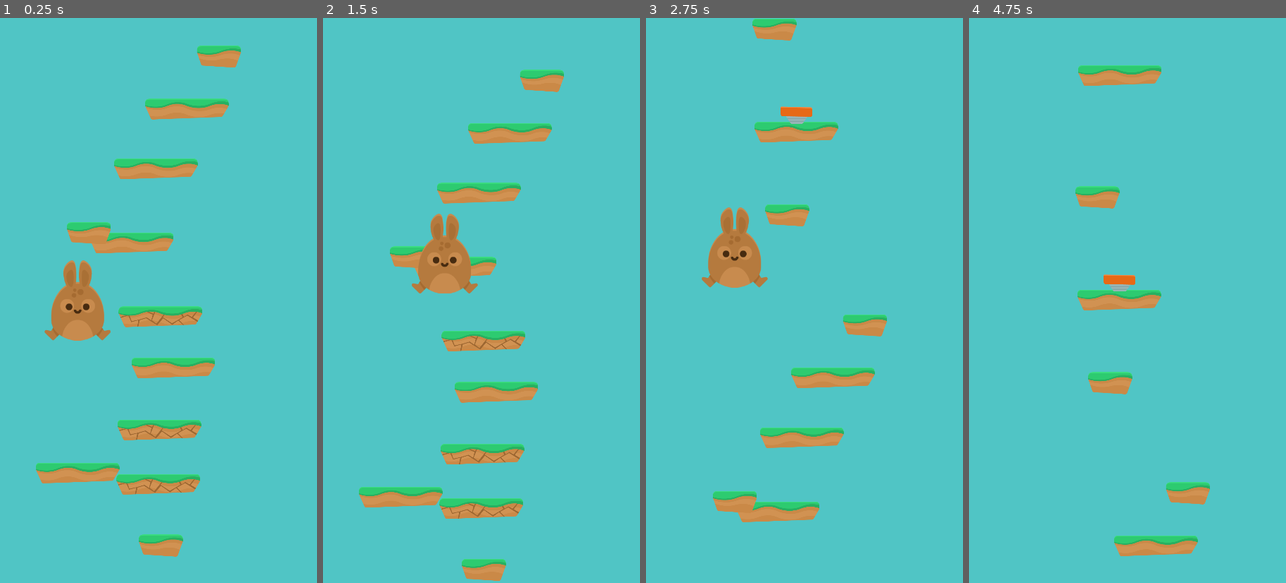
Above: before the commit, frames 1-4 (left to right).
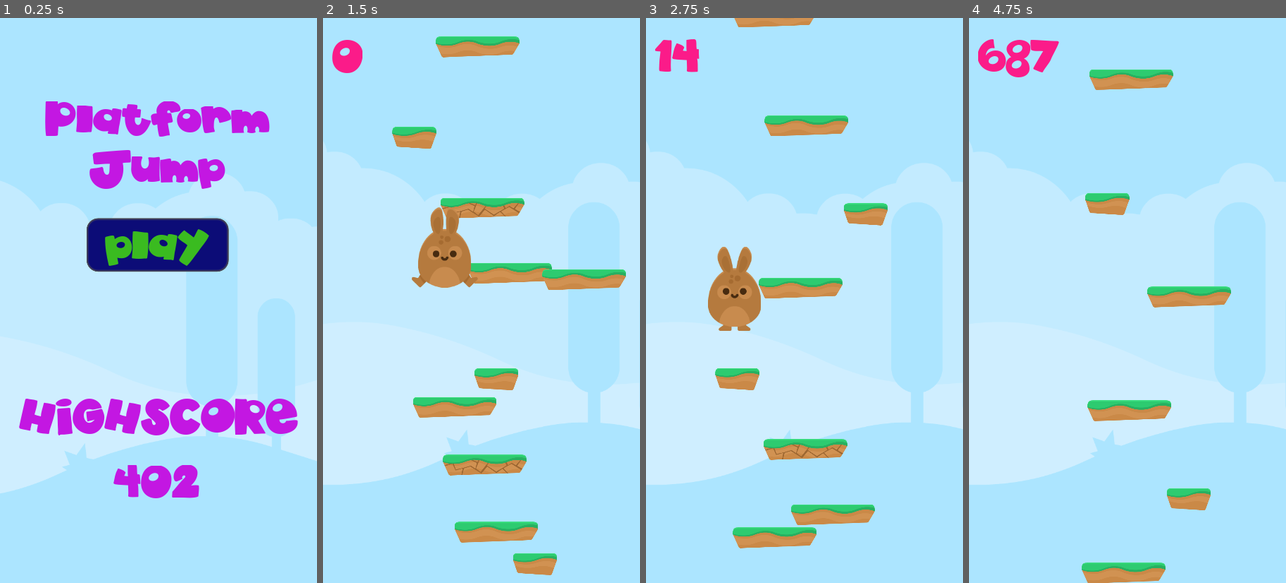
Above: after the commit, the same moments.

Repository: spielersun/bs-godot-games
Game: Godot game, scene res://scenes/menu.tscn
Two runs of this game, one before a commit and one after it. Both use one fixed random seed, a clock stepped at 60 frames per second and the inputs below. Before the commit the project starts from res://scenes/game.tscn.
Inputs (mouse positions are in pixels of both pictures, inside the frame that each line leads up to):
- Up to frame 1 (0.25 s): no input
- Up to frame 2 (1.5 s): click (481, 244) at 0.5 s, where only the run after the commit has a clickable "play"; tap Enter (ui_accept) at 1.25 s; hold Right (ui_right) from 1.28 s (still down)
- Up to frame 3 (2.75 s): tap Enter (ui_accept) at 1.52, 2.27 s; release Right (ui_right) at 2.03 s; hold Left (ui_left) from 2.03 s (still down)
- Up to frame 4 (4.75 s): release Left (ui_left) at 2.78 s; hold Right (ui_right) 2.78-4.28 s; tap Enter (ui_accept) at 3.77, 4.52 s; hold Left (ui_left) from 4.28 s (still down)

The runs differ from the first frame. In frame 1, 100% of the frame differs, in the area x 0-100%, y 0-100%; in frame 2, 99%; in frame 3, 99%; in frame 4, 99%.

Commit message:
platform jump upd9

Diff:
--- a/platform-jump/project.godot
+++ b/platform-jump/project.godot
@@ -11,8 +11,12 @@
 [application]
 
 config/name="platform-jump"
-run/main_scene="res://scenes/game.tscn"
+run/main_scene="res://scenes/menu.tscn"
 config/icon="res://icon.png"
+
+[autoload]
+
+level_manager="*res://scripts/level_manager.gd"
 
 [display]
 
--- a/platform-jump/scenes/game.tscn
+++ b/platform-jump/scenes/game.tscn
@@ -1,36 +1,110 @@
-[gd_scene load_steps=7 format=2]
+[gd_scene load_steps=12 format=2]
 
 [ext_resource path="res://scripts/game.gd" type="Script" id=1]
 [ext_resource path="res://scenes/grass_platform.tscn" type="PackedScene" id=2]
 [ext_resource path="res://scenes/grass_platform_small.tscn" type="PackedScene" id=3]
 [ext_resource path="res://scenes/grass_platform_break.tscn" type="PackedScene" id=4]
 [ext_resource path="res://scenes/moving_grass_platform.tscn" type="PackedScene" id=5]
-[ext_resource path="res://scenes/player.tscn" type="PackedScene" id=6]
+[ext_resource path="res://background/bg_layer1.png" type="Texture" id=6]
+[ext_resource path="res://background/bg_layer2.png" type="Texture" id=7]
+[ext_resource path="res://background/bg_layer3.png" type="Texture" id=8]
+[ext_resource path="res://background/bg_layer4.png" type="Texture" id=9]
+[ext_resource path="res://scenes/player.tscn" type="PackedScene" id=10]
+[ext_resource path="res://fonts/dylan_test.tres" type="DynamicFont" id=11]
 
-[node name="game" type="Node"]
+[node name="game" type="Node" index="0"]
 
 script = ExtResource( 1 )
 platforms = [ ExtResource( 2 ), ExtResource( 3 ) ]
 special_platforms = [ ExtResource( 4 ), ExtResource( 5 ) ]
 
-[node name="grass_platform" parent="." index="0" instance=ExtResource( 2 )]
+[node name="background" type="CanvasLayer" parent="." index="0"]
+
+editor/display_folded = true
+layer = -5
+offset = Vector2( 0, 0 )
+rotation = 0.0
+scale = Vector2( 1, 1 )
+transform = Transform2D( 1, 0, 0, 1, 0, 0 )
+
+[node name="Sprite" type="Sprite" parent="background" index="0"]
+
+position = Vector2( 324.13, 540.443 )
+texture = ExtResource( 6 )
+
+[node name="Sprite2" type="Sprite" parent="background" index="1"]
+
+position = Vector2( 330.789, 554.42 )
+texture = ExtResource( 7 )
+
+[node name="Sprite3" type="Sprite" parent="background" index="2"]
+
+position = Vector2( 340.107, 549.761 )
+texture = ExtResource( 8 )
+
+[node name="Sprite4" type="Sprite" parent="background" index="3"]
+
+position = Vector2( 326.13, 545.102 )
+texture = ExtResource( 9 )
+
+[node name="grass_platform" parent="." index="1" instance=ExtResource( 2 )]
 
 position = Vector2( 176.347, 1115.5 )
 
-[node name="grass_platform2" parent="." index="1" instance=ExtResource( 2 )]
+[node name="grass_platform2" parent="." index="2" instance=ExtResource( 2 )]
 
 position = Vector2( 393.705, 877.634 )
 
-[node name="grass_platform3" parent="." index="2" instance=ExtResource( 2 )]
+[node name="grass_platform3" parent="." index="3" instance=ExtResource( 2 )]
 
 position = Vector2( 299.38, 594.658 )
 
-[node name="grass_platform4" parent="." index="3" instance=ExtResource( 2 )]
+[node name="grass_platform4" parent="." index="4" instance=ExtResource( 2 )]
 
 position = Vector2( 424.463, 291.178 )
 
-[node name="player" parent="." index="4" instance=ExtResource( 6 )]
+[node name="player" parent="." index="5" instance=ExtResource( 10 )]
 
 position = Vector2( 176.347, 924.796 )
 
+[node name="UI" type="CanvasLayer" parent="." index="6"]
+
+editor/display_folded = true
+layer = 5
+offset = Vector2( 0, 0 )
+rotation = 0.0
+scale = Vector2( 1, 1 )
+transform = Transform2D( 1, 0, 0, 1, 0, 0 )
+
+[node name="score" type="RichTextLabel" parent="UI" index="0"]
+
+anchor_left = 0.0
+anchor_top = 0.0
+anchor_right = 0.0
+anchor_bottom = 0.0
+margin_left = 20.0
+margin_top = 34.0
+margin_right = 663.0
+margin_bottom = 185.0
+rect_pivot_offset = Vector2( 0, 0 )
+rect_clip_content = true
+mouse_filter = 0
+mouse_default_cursor_shape = 0
+size_flags_horizontal = 1
+size_flags_vertical = 1
+custom_fonts/normal_font = ExtResource( 11 )
+custom_colors/default_color = Color( 0.984375, 0.107666, 0.539171, 1 )
+bbcode_enabled = false
+bbcode_text = ""
+visible_characters = -1
+percent_visible = 1.0
+meta_underlined = true
+tab_size = 4
+text = "999"
+scroll_active = true
+scroll_following = false
+selection_enabled = false
+override_selected_font_color = false
+_sections_unfolded = [ "custom_colors", "custom_fonts" ]
+
 [connection signal="just_jumped" from="player" to="." method="_on_player_just_jumped"]
--- a/platform-jump/scenes/menu.tscn
+++ b/platform-jump/scenes/menu.tscn
@@ -1,26 +1,27 @@
-[gd_scene load_steps=8 format=2]
-
-[ext_resource path="res://background/bg_layer1.png" type="Texture" id=1]
-[ext_resource path="res://background/bg_layer2.png" type="Texture" id=2]
-[ext_resource path="res://background/bg_layer3.png" type="Texture" id=3]
-[ext_resource path="res://background/bg_layer4.png" type="Texture" id=4]
-[ext_resource path="res://fonts/dylan_test.tres" type="DynamicFont" id=5]
-[ext_resource path="res://new_styleboxflat.tres" type="StyleBox" id=6]
+[gd_scene load_steps=9 format=2]
+
+[ext_resource path="res://scripts/menu.gd" type="Script" id=1]
+[ext_resource path="res://background/bg_layer1.png" type="Texture" id=2]
+[ext_resource path="res://background/bg_layer2.png" type="Texture" id=3]
+[ext_resource path="res://background/bg_layer3.png" type="Texture" id=4]
+[ext_resource path="res://background/bg_layer4.png" type="Texture" id=5]
+[ext_resource path="res://fonts/dylan_test.tres" type="DynamicFont" id=6]
+[ext_resource path="res://new_styleboxflat.tres" type="StyleBox" id=7]
 
 [sub_resource type="Theme" id=1]
 
-default_font = ExtResource( 5 )
+default_font = ExtResource( 6 )
 Button/colors/font_color = Color( 0.230747, 0.734375, 0.126221, 1 )
 Button/colors/font_color_disabled = Color( 0, 0, 0, 1 )
 Button/colors/font_color_hover = Color( 0.764085, 0.816406, 0.146698, 1 )
 Button/colors/font_color_pressed = Color( 0.107117, 0.914063, 0.516894, 1 )
 Button/constants/hseparation = 2
 Button/fonts/font = null
-Button/styles/disabled = ExtResource( 6 )
-Button/styles/focus = ExtResource( 6 )
-Button/styles/hover = ExtResource( 6 )
-Button/styles/normal = ExtResource( 6 )
-Button/styles/pressed = ExtResource( 6 )
+Button/styles/disabled = ExtResource( 7 )
+Button/styles/focus = ExtResource( 7 )
+Button/styles/hover = ExtResource( 7 )
+Button/styles/normal = ExtResource( 7 )
+Button/styles/pressed = ExtResource( 7 )
 ButtonGroup/styles/panel = null
 CheckBox/colors/font_color = Color( 0, 0, 0, 1 )
 CheckBox/colors/font_color_disabled = Color( 0, 0, 0, 1 )
@@ -402,26 +403,28 @@
 
 [node name="menu" type="Node" index="0"]
 
+script = ExtResource( 1 )
+
 [node name="background" type="Sprite" parent="." index="0"]
 
 editor/display_folded = true
 position = Vector2( 192, 576 )
-texture = ExtResource( 1 )
+texture = ExtResource( 2 )
 __meta__ = {
 "_edit_group_": true
 }
 
 [node name="Sprite" type="Sprite" parent="background" index="0"]
 
-texture = ExtResource( 2 )
+texture = ExtResource( 3 )
 
 [node name="Sprite2" type="Sprite" parent="background" index="1"]
 
-texture = ExtResource( 3 )
+texture = ExtResource( 4 )
 
 [node name="Sprite3" type="Sprite" parent="background" index="2"]
 
-texture = ExtResource( 4 )
+texture = ExtResource( 5 )
 
 [node name="title" type="RichTextLabel" parent="." index="1"]
 
@@ -429,15 +432,17 @@
 anchor_top = 0.0
 anchor_right = 0.0
 anchor_bottom = 0.0
-margin_right = 720.0
-margin_bottom = 416.0
+margin_left = -2.0
+margin_top = 174.0
+margin_right = 718.0
+margin_bottom = 590.0
 rect_pivot_offset = Vector2( 0, 0 )
 rect_clip_content = true
 mouse_filter = 0
 mouse_default_cursor_shape = 0
 size_flags_horizontal = 1
 size_flags_vertical = 1
-custom_fonts/normal_font = ExtResource( 5 )
+custom_fonts/normal_font = ExtResource( 6 )
 custom_colors/default_color = Color( 0.768978, 0.0935211, 0.886719, 1 )
 bbcode_enabled = true
 bbcode_text = "[center]Platform
@@ -462,16 +467,16 @@
 anchor_top = 0.0
 anchor_right = 0.0
 anchor_bottom = 0.0
-margin_top = 545.0
+margin_top = 848.0
 margin_right = 720.0
-margin_bottom = 770.0
+margin_bottom = 1073.0
 rect_pivot_offset = Vector2( 0, 0 )
 rect_clip_content = true
 mouse_filter = 0
 mouse_default_cursor_shape = 0
 size_flags_horizontal = 1
 size_flags_vertical = 1
-custom_fonts/normal_font = ExtResource( 5 )
+custom_fonts/normal_font = ExtResource( 6 )
 custom_colors/default_color = Color( 0.768978, 0.0935211, 0.886719, 1 )
 bbcode_enabled = true
 bbcode_text = "[center]HIGHSCORE
@@ -494,16 +499,17 @@
 anchor_top = 0.0
 anchor_right = 0.0
 anchor_bottom = 0.0
-margin_top = 707.0
-margin_right = 720.0
-margin_bottom = 932.0
+margin_left = -4.0
+margin_top = 998.0
+margin_right = 716.0
+margin_bottom = 1223.0
 rect_pivot_offset = Vector2( 0, 0 )
 rect_clip_content = true
 mouse_filter = 0
 mouse_default_cursor_shape = 0
 size_flags_horizontal = 1
 size_flags_vertical = 1
-custom_fonts/normal_font = ExtResource( 5 )
+custom_fonts/normal_font = ExtResource( 6 )
 custom_colors/default_color = Color( 0.768978, 0.0935211, 0.886719, 1 )
 bbcode_enabled = true
 bbcode_text = "[center]402
@@ -526,10 +532,10 @@
 anchor_top = 0.0
 anchor_right = 0.0
 anchor_bottom = 0.0
-margin_left = 185.0
-margin_top = 265.0
-margin_right = 507.0
-margin_bottom = 345.0
+margin_left = 197.0
+margin_top = 454.0
+margin_right = 519.0
+margin_bottom = 574.0
 rect_pivot_offset = Vector2( 0, 0 )
 rect_clip_content = false
 focus_mode = 2
@@ -546,3 +552,5 @@
 flat = false
 align = 1
 _sections_unfolded = [ "Theme" ]
+
+[connection signal="pressed" from="Button" to="." method="_on_Button_pressed"]
--- a/platform-jump/scripts/game.gd
+++ b/platform-jump/scripts/game.gd
@@ -2,6 +2,9 @@
 
 export(Array) var platforms
 export(Array) var special_platforms
+
+onready var player = $player
+onready var score_text = $UI/score
 
 const MIN_INTERVAL = 100
 const MAX_INTERVAL = 250
@@ -20,6 +23,9 @@
 
 	screen_size = get_viewport().get_visible_rect().size.x
 	_spawn_first_platforms()
+
+func _process(delta):
+	score_text.text = str(player.score)
 
 func _spawn_first_platforms():
 	for counter in range(INITIAL_PLATFORMS_COUNT):
--- /dev/null
+++ b/platform-jump/scripts/level_manager.gd
@@ -0,0 +1,18 @@
+extends Node
+
+const SCENE_PATH = "res://scenes/"
+
+func change_scene(scene_name):
+	call_deferred("_deffered_change_scene", scene_name)
+
+func _deffered_change_scene(scene_name):
+	var path = SCENE_PATH + scene_name + ".tscn"
+	var root = get_tree().get_root()
+	var current = root.get_child(root.get_child_count() - 1)
+	current.free()
+
+	var scene_resource = ResourceLoader.load(path)
+	var new_scene = scene_resource.instance()
+
+	get_tree().get_root().add_child(new_scene)
+	get_tree().set_current_scene(new_scene)
--- /dev/null
+++ b/platform-jump/scripts/menu.gd
@@ -0,0 +1,4 @@
+extends Node
+
+func _on_Button_pressed():
+	$"/root/level_manager".change_scene("game")
--- a/platform-jump/scripts/player.gd
+++ b/platform-jump/scripts/player.gd
@@ -17,10 +17,12 @@
 var current_gravity = 0
 var highest_reached_pos = 300
 var death_pos_offset = 1200
+var score = 0
 
 signal just_jumped
 
 func _ready():
+	score = int(abs(highest_reached_pos) - 300)
 	screen_width = get_viewport_rect().size.x
 	half_sprite_width = animated_sprite.frames.get_frame("idle", 0).get_width() / 2
 	current_gravity = GRAVITY
@@ -34,6 +36,9 @@
 		_decrement_gravity(delta)
 
 	highest_reached_pos = position.y if position.y < highest_reached_pos else highest_reached_pos
+	score = int(abs(highest_reached_pos) - 300)
+	score = score if score > 0 else 0
+
 	if position.y >= highest_reached_pos + death_pos_offset:
 		die()
 
